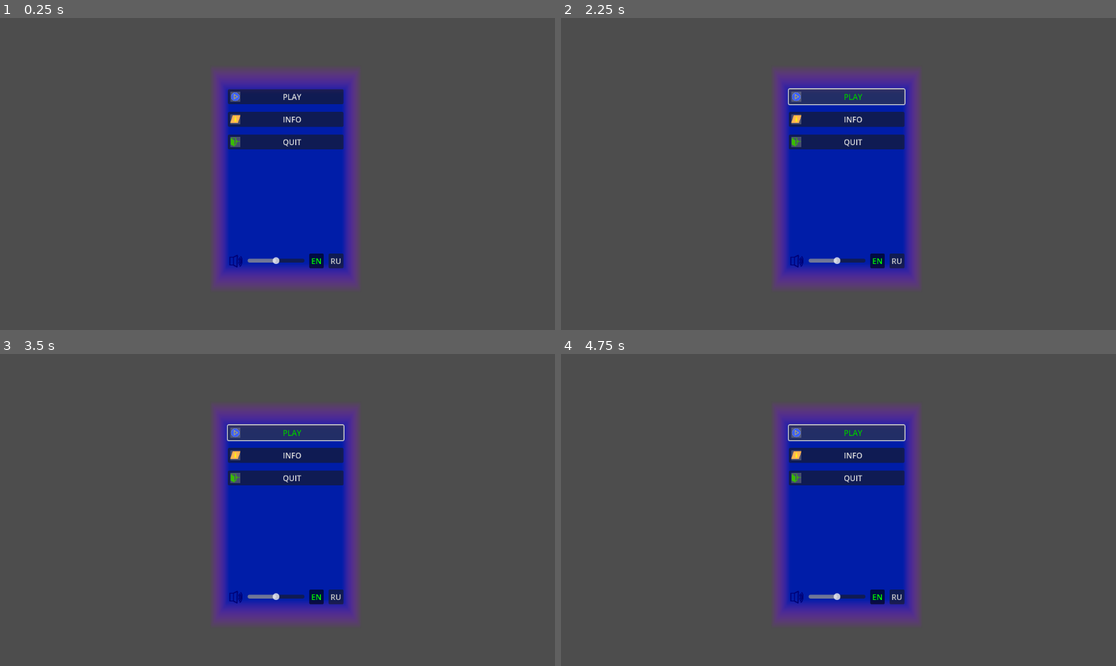
Above: before the commit, frames 1-4 (two rows, left to right).
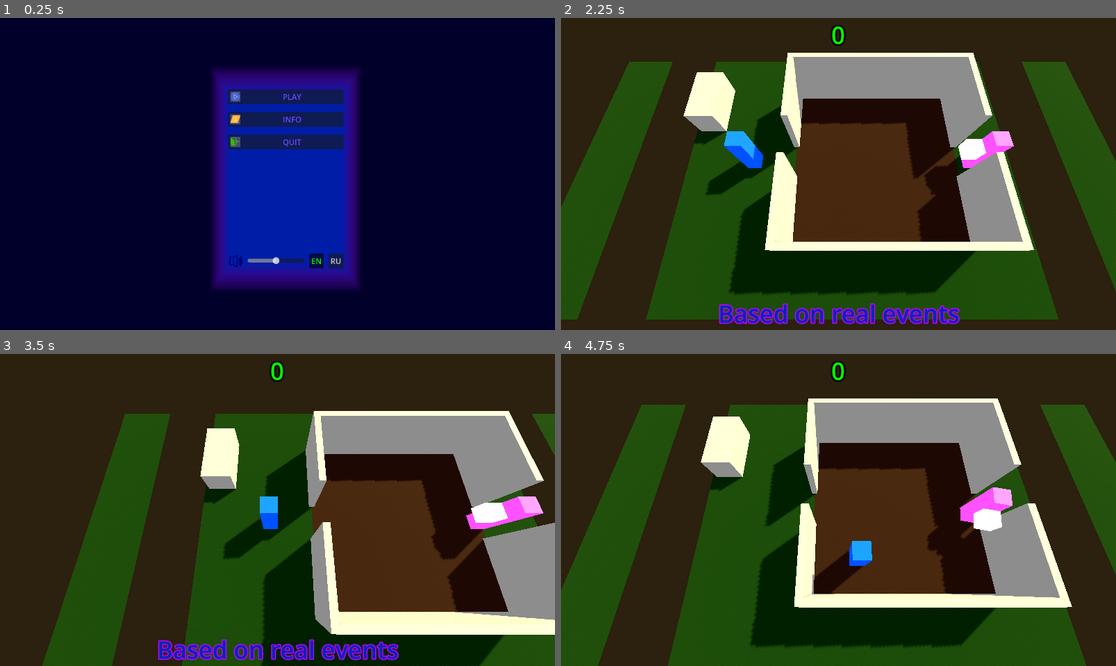
Above: after the commit, the same moments.

Repository: gshadows/Oniomania
Game: Godot game, scene res://main.tscn
The game is run twice, just before and just after one commit, with the same random seed, the same clock (stepped at 60 frames per second) and the same inputs.
Inputs (mouse positions are in pixels of both pictures, inside the frame that each line leads up to):
- Up to frame 1 (0.25 s): no input
- Up to frame 2 (2.25 s): click "INFO" at 0.5 s; click "Thanks!" at 1.25 s; click "PLAY" at 2 s
- Up to frame 3 (3.5 s): click (283, 432) at 2.75 s, where only the run before the commit has a clickable "PLAY"
- Up to frame 4 (4.75 s): hold D (right) 3.53-4.28 s; tap Space (action) at 3.6, 4.35 s; hold S (down) from 4.28 s (still down)

The runs differ from the first frame. In frame 1, 87% of the frame differs, in the area x 0-100%, y 0-100%; in frame 2, 100%; in frame 3, 100%; in frame 4, 100%.

Commit message:
Finish menu. Improve gameplay start.

Diff:
--- a/config/translations.csv
+++ b/config/translations.csv
@@ -1,10 +1,10 @@
-keys,en,ru
-PLAY,PLAY,ИГРАТЬ
-SETUP,SETUP,НАСТРОЙКИ
-INFO,INFO,ИНФО
-QUIT,QUIT,ВЫХОД
-THANKS,Thanks!,Спасибо!
-ABOUT,"[b]Oniomania[/b]
+"keys","en","ru"
+"PLAY","PLAY","ИГРАТЬ"
+"SETUP","SETUP","НАСТРОЙКИ"
+"INFO","INFO","ИНФО"
+"QUIT","QUIT","ВЫХОД"
+"THANKS","Thanks!","Спасибо!"
+"ABOUT","[b]Oniomania[/b]
 PGD Game Jam #14
 by G-Shadow & Sollner
 SFX: from FreeSound.org
@@ -13,3 +13,7 @@
 авторы: G-Shadow & Sollner
 Звуки: с FreeSound.org
 Муызка: TODO"
+"REALSTORY","Based on real events","Основано на реальных событиях"
+"WIN","WIN!","ПОБЕДА!"
+"LOOSE","LOOSE :(","НЕУДАЧА :("
+"LEVEL_N","Level ","Уровень "
--- a/levels/game_manager.gd
+++ b/levels/game_manager.gd
@@ -1,10 +1,15 @@
 class_name GameManager extends Node3D
+
+const END_GAME_DELAY_SEC := 2.0
 
 signal win
 signal loose
+signal before_end_game(is_win: bool)
+signal new_level(level: int)
 
 @export_range(0.1, 20.0, 0.1) var difficulty_modifier := 1.0
-@export var difficulty_after := [ 5, 10, 15, 20, 25, 30, 40, 50 ]
+@export var difficulty_after     := [   5,   7,  10,  12,  16,  20,  25,   30,  35 ]
+@export var difficulty_modifiers := [ 1.5, 2.0, 2.5, 3.0, 4.0, 5.0, 7.0, 10.0,   0 ]
 
 @onready var garbage_manager := $Garbage
 @onready var camera_control := $CameraControl
@@ -28,15 +33,30 @@
 
 
 func _on_garbage_garbage_overflow():
-	pass # Replace with function body.
+	set_difficulty_modifier(0)
+	_end_game(false)
 
 
 func _on_player_throw_garbage():
 	# Increase counter.
 	garbage_collected += 1
 	# Increase difficulty after certain number of collected trash.
-	for a in difficulty_after:
-		if garbage_collected < a:
+	for i:int in range(difficulty_after.size()):
+		var required: int = difficulty_after[i]
+		if garbage_collected < required:
 			break
-		if garbage_collected == a:
-			set_difficulty_modifier(difficulty_modifier + 0.1)
+		if garbage_collected == required:
+			set_difficulty_modifier(difficulty_modifiers[i])
+			if difficulty_modifier <= 0:
+				_end_game(true)
+			else:
+				new_level.emit(i + 2)
+
+
+func _end_game(is_win: bool) -> void:
+	before_end_game.emit(is_win)
+	get_tree().create_timer(END_GAME_DELAY_SEC)
+	if is_win:
+		win.emit()
+	else:
+		loose.emit()
--- a/levels/level_01.tscn
+++ b/levels/level_01.tscn
@@ -10,6 +10,7 @@
 [ext_resource type="PackedScene" uid="uid://dn7oqjnwknkvm" path="res://objects/wife/wife.tscn" id="6_v7ng2"]
 [ext_resource type="PackedScene" uid="uid://c0xnngr82espu" path="res://objects/package/garbage.tscn" id="7_dd4qp"]
 [ext_resource type="PackedScene" uid="uid://dfvrvyh8rh5gx" path="res://objects/trash_can/trash_can.tscn" id="10_dimyd"]
+[ext_resource type="PackedScene" uid="uid://fu0iejtb6ikd" path="res://ui/game_ui.tscn" id="11_vjeco"]
 
 [sub_resource type="BoxMesh" id="BoxMesh_6oqfo"]
 size = Vector3(6, 2, 0.2)
@@ -367,6 +368,8 @@
 [node name="Wife" parent="." node_paths=PackedStringArray("waypoint") instance=ExtResource("6_v7ng2")]
 transform = Transform3D(1, 0, 0, 0, 1, 0, 0, 0, 1, 3.6986, 0, 0)
 waypoint = NodePath("../WayPoints/WP-EntranceI")
+state = 3
+wait_time = 0.0
 
 [node name="TrashCan" parent="." instance=ExtResource("10_dimyd")]
 transform = Transform3D(1, 0, 0, 0, 1, 0, 0, 0, 1, -6.33862, 0, -2.31207)
@@ -379,8 +382,13 @@
 [node name="WorldEnvironment" type="WorldEnvironment" parent="."]
 environment = SubResource("Environment_fbhdu")
 
+[node name="GameUI" parent="." instance=ExtResource("11_vjeco")]
+
+[connection signal="before_end_game" from="." to="GameUI" method="_on_level_01_before_end_game"]
+[connection signal="new_level" from="." to="GameUI" method="_on_level_01_new_level"]
 [connection signal="garbage_overflow" from="Garbage" to="." method="_on_garbage_garbage_overflow"]
 [connection signal="take_garbage" from="Player" to="Garbage" method="_on_player_take_garbage"]
 [connection signal="throw_garbage" from="Player" to="." method="_on_player_throw_garbage"]
+[connection signal="throw_garbage" from="Player" to="GameUI" method="_on_player_throw_garbage"]
 [connection signal="drop_garbage" from="Wife" to="Garbage" method="_on_wife_drop_garbage"]
 [connection signal="need_garbage_place" from="Wife" to="Garbage" method="_on_wife_need_garbage_place"]
--- a/main.gd
+++ b/main.gd
@@ -1,6 +1,7 @@
 extends Node
 
-
+@onready var menu := $MenuNormal
+var level: GameManager = null
 
 func _ready() -> void:
 	if OS.is_debug_build() and (DisplayServer.get_screen_count() > 1):
@@ -8,7 +9,50 @@
 		#DisplayServer.window_set_mode(DisplayServer.WINDOW_MODE_FULLSCREEN)
 		#DisplayServer.window_set_mode(DisplayServer.WINDOW_MODE_MAXIMIZED)
 
-#func game_start():
-	#level.visible = true
-	#menu.visible = false
-	#level.setup()
+func _on_menu_normal_quit() -> void:
+	get_tree().quit()
+
+func _unhandled_input(event:InputEvent) -> void:
+	if level and event.is_action_pressed("pause"):
+		if get_tree().paused:
+			unpause()
+		else:
+			pause()
+		get_viewport().set_input_as_handled()
+
+func pause() -> void:
+	get_tree().paused = true
+	if level: level.visible = false
+	menu.visible = true
+
+func unpause() -> void:
+	menu.visible = false
+	if level: level.visible = true
+	get_tree().paused = false
+
+func _on_menu_normal_play() -> void:
+	menu.visible = false
+	if level:
+		level.visible = true
+	else:
+		_load_game()
+	get_tree().paused = false
+
+func _load_game() -> void:
+	level = preload("res://levels/level_01.tscn").instantiate()
+	add_child(level)
+	level.setup()
+	level.win.connect(_on_level_win)
+	level.loose.connect(_on_level_loose)
+
+func _end_game() -> void:
+	level.queue_free()
+	remove_child(level)
+
+func _on_level_win() -> void:
+	pause()
+	_end_game()
+
+func _on_level_loose() -> void:
+	pause()
+	_end_game()
--- a/main.tscn
+++ b/main.tscn
@@ -9,3 +9,6 @@
 
 [node name="MenuNormal" parent="." instance=ExtResource("2_f83wr")]
 process_mode = 3
+
+[connection signal="play" from="MenuNormal" to="." method="_on_menu_normal_play"]
+[connection signal="quit" from="MenuNormal" to="." method="_on_menu_normal_quit"]
--- a/project.godot
+++ b/project.godot
@@ -11,6 +11,9 @@
 [application]
 
 config/name="Oniomania"
+config/description="Save your home from trash of crazy shopping!s
+A game for PGD Game Jam #14.
+(c) G-Shadow (developer), Sollner (3D modelling), 2024."
 run/main_scene="res://main.tscn"
 config/features=PackedStringArray("4.2", "GL Compatibility")
 config/icon="res://images/icon.svg"
@@ -71,6 +74,12 @@
 , Object(InputEventJoypadMotion,"resource_local_to_scene":false,"resource_name":"","device":-1,"axis":4,"axis_value":1.0,"script":null)
 ]
 }
+pause={
+"deadzone": 0.5,
+"events": [Object(InputEventKey,"resource_local_to_scene":false,"resource_name":"","device":-1,"window_id":0,"alt_pressed":false,"shift_pressed":false,"ctrl_pressed":false,"meta_pressed":false,"pressed":false,"keycode":0,"physical_keycode":4194305,"key_label":0,"unicode":0,"echo":false,"script":null)
+, Object(InputEventJoypadButton,"resource_local_to_scene":false,"resource_name":"","device":-1,"button_index":6,"pressure":0.0,"pressed":true,"script":null)
+]
+}
 
 [internationalization]
 
@@ -86,3 +95,4 @@
 
 renderer/rendering_method="gl_compatibility"
 renderer/rendering_method.mobile="gl_compatibility"
+environment/defaults/default_clear_color=Color(0, 0, 0.164706, 1)
--- /dev/null
+++ b/ui/game_ui.gd
@@ -0,0 +1,33 @@
+extends Control
+
+const BASED_ON_REAL_TIME_1_SEC := 2.0
+const NEW_LEVEL_TIME_SEC := 1.0
+
+@onready var based_real: Label = $BasedOnReal
+@onready var level_label: Label = $Level
+
+var score_value := 0
+
+
+func _ready() -> void:
+	await get_tree().create_timer(BASED_ON_REAL_TIME_1_SEC).timeout
+	based_real.visible = false
+
+
+func _on_player_throw_garbage() -> void:
+	score_value += 1
+	$Score.text = str(score_value)
+
+
+func _on_level_01_new_level(level: int) -> void:
+	level_label.text = tr("LEVEL_N") + str(level)
+	level_label.visible = true
+	await get_tree().create_timer(NEW_LEVEL_TIME_SEC).timeout
+	level_label.visible = false
+
+
+func _on_level_01_before_end_game(is_win: bool) -> void:
+	if is_win:
+		$Win.visible = true
+	else:
+		$Loose.visible = true
--- /dev/null
+++ b/ui/game_ui.tscn
@@ -0,0 +1,112 @@
+[gd_scene load_steps=2 format=3 uid="uid://fu0iejtb6ikd"]
+
+[ext_resource type="Script" path="res://ui/game_ui.gd" id="1_3crkn"]
+
+[node name="GameUI" type="Control"]
+layout_mode = 3
+anchors_preset = 15
+anchor_right = 1.0
+anchor_bottom = 1.0
+grow_horizontal = 2
+grow_vertical = 2
+script = ExtResource("1_3crkn")
+
+[node name="Score" type="Label" parent="."]
+layout_mode = 1
+anchors_preset = 5
+anchor_left = 0.5
+anchor_right = 0.5
+offset_left = -20.0
+offset_right = 20.0
+offset_bottom = 23.0
+grow_horizontal = 2
+theme_override_colors/font_color = Color(0, 1, 0, 1)
+theme_override_colors/font_outline_color = Color(0, 0, 0, 1)
+theme_override_constants/outline_size = 14
+theme_override_font_sizes/font_size = 50
+text = "0
+"
+horizontal_alignment = 1
+
+[node name="Level" type="Label" parent="."]
+visible = false
+layout_mode = 1
+anchors_preset = 8
+anchor_left = 0.5
+anchor_top = 0.5
+anchor_right = 0.5
+anchor_bottom = 0.5
+offset_left = -20.0
+offset_top = -34.5
+offset_right = 20.0
+offset_bottom = 34.5
+grow_horizontal = 2
+grow_vertical = 2
+auto_translate = false
+theme_override_colors/font_color = Color(0, 1, 0, 1)
+theme_override_colors/font_outline_color = Color(0, 0, 0, 1)
+theme_override_constants/outline_size = 20
+theme_override_font_sizes/font_size = 100
+text = "Level: 0"
+horizontal_alignment = 1
+
+[node name="Win" type="Label" parent="."]
+visible = false
+layout_mode = 1
+anchors_preset = 8
+anchor_left = 0.5
+anchor_top = 0.5
+anchor_right = 0.5
+anchor_bottom = 0.5
+offset_left = -20.0
+offset_top = -34.5
+offset_right = 20.0
+offset_bottom = 34.5
+grow_horizontal = 2
+grow_vertical = 2
+theme_override_colors/font_color = Color(0, 1, 0, 1)
+theme_override_colors/font_outline_color = Color(0, 0, 0, 1)
+theme_override_constants/outline_size = 20
+theme_override_font_sizes/font_size = 100
+text = "WIN"
+horizontal_alignment = 1
+
+[node name="Loose" type="Label" parent="."]
+visible = false
+layout_mode = 1
+anchors_preset = 8
+anchor_left = 0.5
+anchor_top = 0.5
+anchor_right = 0.5
+anchor_bottom = 0.5
+offset_left = -20.0
+offset_top = -34.5
+offset_right = 20.0
+offset_bottom = 34.5
+grow_horizontal = 2
+grow_vertical = 2
+theme_override_colors/font_color = Color(1, 0, 0, 1)
+theme_override_colors/font_outline_color = Color(0, 0, 0, 1)
+theme_override_constants/outline_size = 20
+theme_override_font_sizes/font_size = 100
+text = "LOOSE"
+horizontal_alignment = 1
+
+[node name="BasedOnReal" type="Label" parent="."]
+layout_mode = 1
+anchors_preset = 7
+anchor_left = 0.5
+anchor_top = 1.0
+anchor_right = 0.5
+anchor_bottom = 1.0
+offset_left = -20.0
+offset_top = -69.0
+offset_right = 20.0
+grow_horizontal = 2
+grow_vertical = 0
+theme_override_colors/font_color = Color(0.00392157, 0.14902, 0.682353, 1)
+theme_override_colors/font_outline_color = Color(0.741176, 0, 1, 1)
+theme_override_constants/outline_size = 9
+theme_override_font_sizes/font_size = 50
+text = "REALSTORY"
+horizontal_alignment = 1
--- a/ui/menu_normal.tscn
+++ b/ui/menu_normal.tscn
@@ -55,6 +55,7 @@
 [node name="ButtonStart" type="Button" parent="MarginContainer/Menu/VBoxContainer"]
 unique_name_in_owner = true
 layout_mode = 2
+theme_override_colors/font_color = Color(0.415686, 0.298039, 1, 1)
 theme_override_colors/font_hover_color = Color(0, 0.768627, 0, 1)
 text = "PLAY"
 icon = ExtResource("1_lfddh")
@@ -64,6 +65,7 @@
 unique_name_in_owner = true
 visible = false
 layout_mode = 2
+theme_override_colors/font_color = Color(0.415686, 0.298039, 1, 1)
 theme_override_colors/font_hover_color = Color(0, 0.768627, 0, 1)
 text = "SETUP"
 icon = ExtResource("2_xsk8h")
@@ -72,6 +74,7 @@
 [node name="ButtonInfo" type="Button" parent="MarginContainer/Menu/VBoxContainer"]
 unique_name_in_owner = true
 layout_mode = 2
+theme_override_colors/font_color = Color(0.415686, 0.298039, 1, 1)
 theme_override_colors/font_hover_color = Color(0, 0.768627, 0, 1)
 text = "INFO"
 icon = ExtResource("3_qkxym")
@@ -80,6 +83,7 @@
 [node name="ButtonQuit" type="Button" parent="MarginContainer/Menu/VBoxContainer"]
 unique_name_in_owner = true
 layout_mode = 2
+theme_override_colors/font_color = Color(0.415686, 0.298039, 1, 1)
 theme_override_colors/font_hover_color = Color(0, 0.768627, 0, 1)
 text = "QUIT"
 icon = ExtResource("4_d8bva")
Not shown: 1 places in levels/level_01.tscn that only renumber resources
Not shown: 1 places in objects/wife/wife.tscn that only renumber resources
